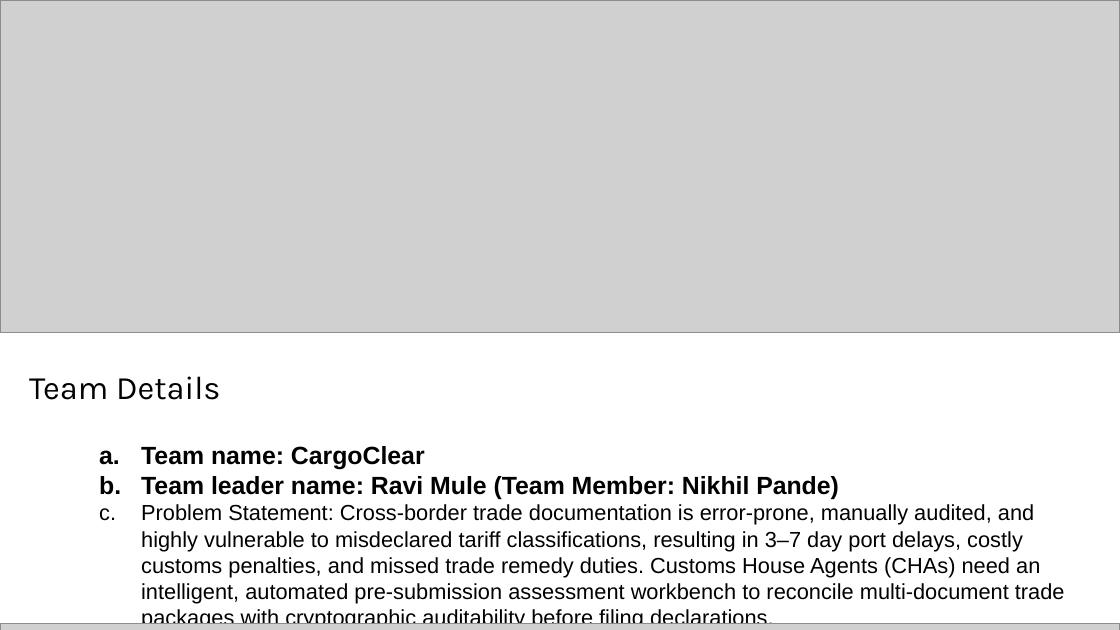
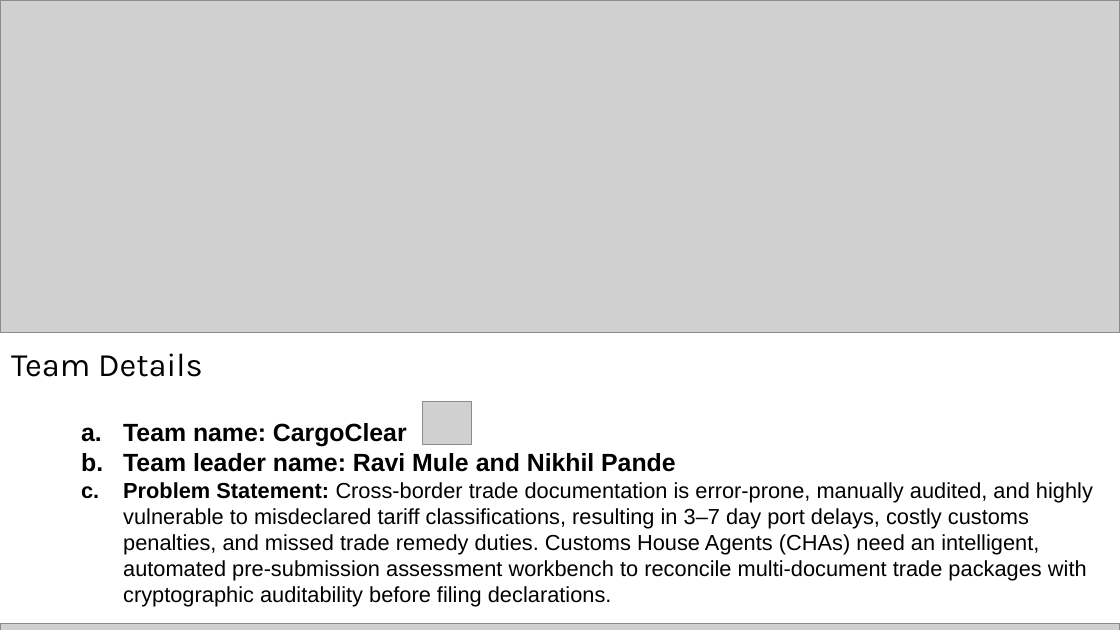
Before and after one commit to ravimule93/cargoclear, a slide deck: slide 1 of submission/CargoClear_AI_Builder_Cup_Submission.pptx. Drawn at 1120x630 pixels with LibreOffice and Linux fonts; fonts in the diff are those of the drawing; grey boxes stand for pictures. Boxes give left, top, right and bottom in pixels: in the first picture for what was removed or moved away, otherwise in the second. Text is boxed around its words. In the diff, an @@ line names an element or a change of style, - is before the commit and + after.

```diff
--- a/submission/CargoClear_AI_Builder_Cup_Submission.pptx
+++ b/submission/CargoClear_AI_Builder_Cup_Submission.pptx
@@ text "Team Details": place and size @@
-text "Team Details" at box(29, 376, 1065, 604)
+text "Team Details" at box(11, 353, 1093, 607)
@@ picture added at box(422, 401, 472, 445) @@
@@ text at box(123, 453, 675, 472): text changed @@
-  b. Team leader name: Ravi Mule (Team Member: Nikhil Pande)
+  b. Team leader name: Ravi Mule and Nikhil Pande
@@ text at box(123, 482, 1093, 607): bold on in "Problem Statement:" @@
```
Also in this commit, not shown: 11 other slides changed, 1 slide removed, 15 other files.
